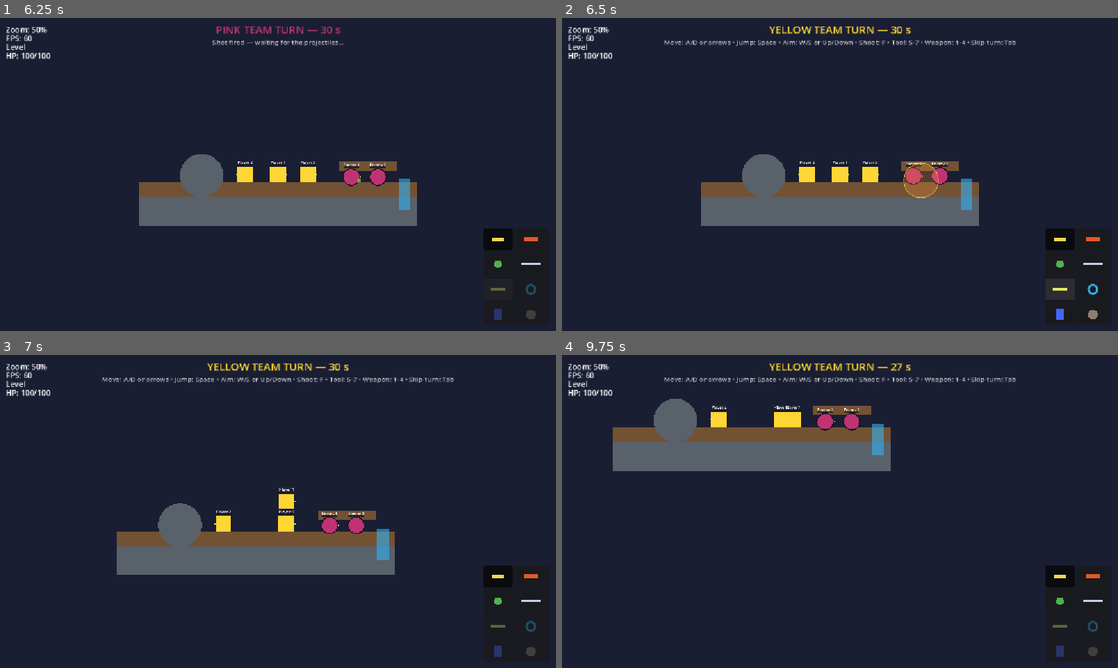
Above: before the commit, frames 1-4 (two rows, left to right).
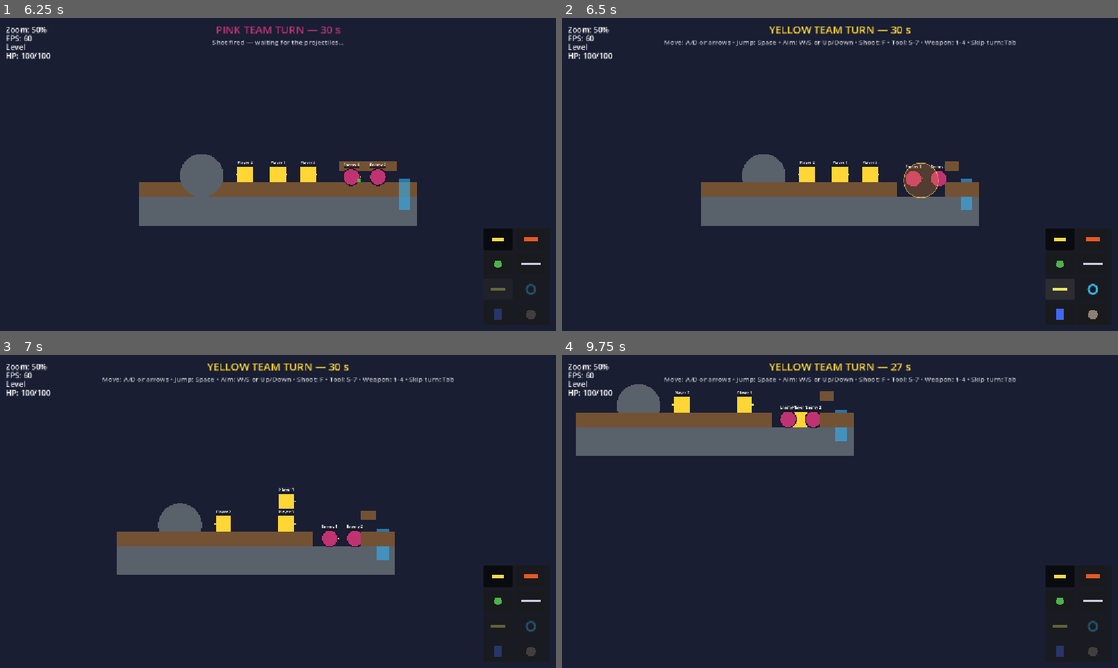
Above: after the commit, the same moments.

Repository: SDVGames-Studio/forms
Game: Godot game, scene res://Main.tscn
Two runs of this game, one before a commit and one after it. Both use one fixed random seed, a clock stepped at 60 frames per second and the inputs below.
Inputs (mouse positions are in pixels of both pictures, inside the frame that each line leads up to):
- Up to frame 1 (6.25 s): click "New game" at 0.5 s; click "Level 1" at 1.25 s; click "START" at 2 s; click (500, 240) at 2.77 s; click (528, 240) at 3.52 s; click (500, 265) at 4.27 s; click (528, 265) at 5.02 s; click (500, 290) at 5.77 s
- Up to frame 2 (6.5 s): no input
- Up to frame 3 (7 s): tap Enter at 6.5 s; move the mouse to (400, 495) at 6.52 s; hold D (move_right) from 6.53 s (still down); tap F (shoot) at 6.6 s; click (400, 495) at 6.67 s; tap Space (jump) at 6.77 s
- Up to frame 4 (9.75 s): release D (move_right) at 7.25 s; drag from (728, 527) to (928, 558) at 7.27 s; move the mouse to (895, 442) at 8.02 s; hold D (move_right) 8.03-8.75 s; hold P (switch_prev) 8.03-8.75 s; drag from (812, 574) to (673, 464) at 8.77 s; move the mouse to (1006, 558) at 9.52 s; hold A (move_left) from 9.53 s (still down); tap F (shoot) at 9.6 s

Frame 1 is identical in both runs. In frame 2, 1.0% of the frame differs, in the area x 32-74%, y 45-58%; in frame 3, 1.1%; in frame 4, 9.1%, in the area x 2-60%, y 9-38%.

Commit message:
fix(projectile): grenades and rockets carve destructible ground (#225)
ProjectileBody._explode (the physics projectiles Weapon.gd actually
fires) never called DestructibleGround.apply_blast — the carve existed
only in the legacy Projectile, so grenade/rocket blasts left soil intact.
Mirror the carve loop from Projectile._explode and extend the #225
regression test to explode a real grenade over soil.

Diff:
--- a/ProjectileBody.gd
+++ b/ProjectileBody.gd
@@ -145,6 +145,12 @@
 		_spawn_blast_visual(Color(0.45, 0.32, 0.2), Color(0.55, 0.42, 0.28))
 		queue_free()
 		return
+	# Issue #190 (rework #225): rockets and grenades carve destructible
+	# terrain in the blast radius. The carve used to live only in the legacy
+	# Projectile, so physics projectiles detonated on soil without
+	# destroying any ground.
+	for ground in get_tree().get_nodes_in_group("destructible_ground"):
+		ground.apply_blast(global_position, blast_radius)
 	# Area damage to everything with health inside the blast radius.
 	var targets: Array = []
 	targets.append_array(get_tree().get_nodes_in_group("player_team"))
--- a/tests/test_issue225.gd
+++ b/tests/test_issue225.gd
@@ -1,9 +1,12 @@
 extends Node
 ## Regression check for issue #225: every level ships destructible ground
-## that explosions carve chunk by chunk (DestructibleGround.apply_blast).
+## that explosions carve chunk by chunk (DestructibleGround.apply_blast),
+## and a REAL grenade (ProjectileBody) explosion carves it too.
 ##
 ## Run headless: godot --headless res://tests/test_issue225.tscn
 ## Exit code 0 = pass.
+
+const ProjectileBodyScript := preload("res://ProjectileBody.gd")
 
 const LEVELS := {
 	"res://Level.tscn": 2,
@@ -44,5 +47,35 @@
 		level.queue_free()
 		for i in 5:
 			await get_tree().physics_frame
+	ok = ok and await _grenade_carves_soil()
 	print("ISSUE225 ok=", ok)
 	get_tree().quit(0 if ok else 1)
+
+
+## Rework #225: a real grenade (ProjectileBody — the physics projectile
+## Weapon.gd fires) must carve soil when it explodes. The original run
+## only exercised DestructibleGround.apply_blast directly, so the carve
+## was missing from the actual grenade/rocket explosion path.
+func _grenade_carves_soil() -> bool:
+	var soil := DestructibleGround.new()
+	soil.rect_size = Vector2(200, 60)
+	soil.position = Vector2(300, 300)
+	add_child(soil)
+	var grenade := RigidBody2D.new()
+	grenade.set_script(ProjectileBodyScript)
+	grenade.setup(ProjectileBody.Kind.GRENADE, Vector2.ZERO, 0, 3.0,
+		Vector2(14, 14), Color(0.3, 0.7, 0.3, 1), 60.0, 0.6)
+	add_child(grenade)
+	# Resting 8 px above the soil's top edge: the blast box overlaps the
+	# chunk, so it must split into leftover strips instead of staying whole.
+	grenade.global_position = soil.position + Vector2(0, -38.0)
+	grenade._explode()
+	for i in 5:
+		await get_tree().physics_frame
+	var pieces: Array = get_tree().get_nodes_in_group("destructible_ground")
+	var carved := pieces.size() != 1
+	print("ISSUE225 grenade explosion soil pieces=", pieces.size(),
+		" (1 = carve failed)")
+	for piece in pieces:
+		piece.queue_free()
+	return carved
